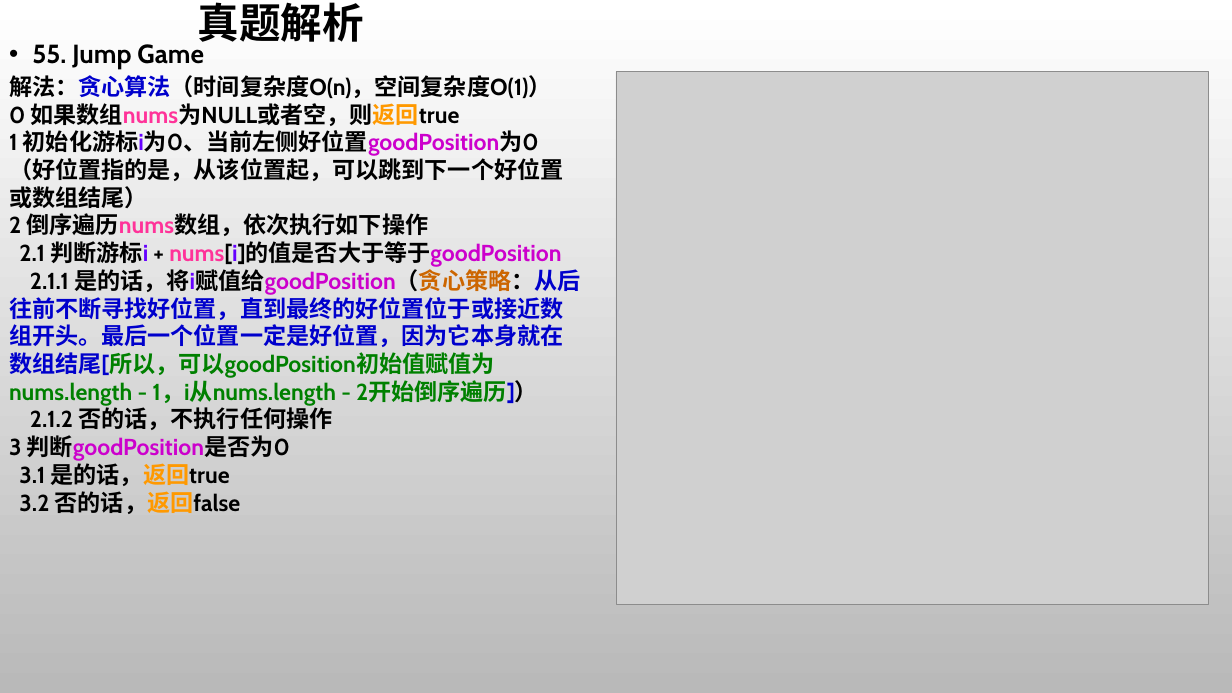
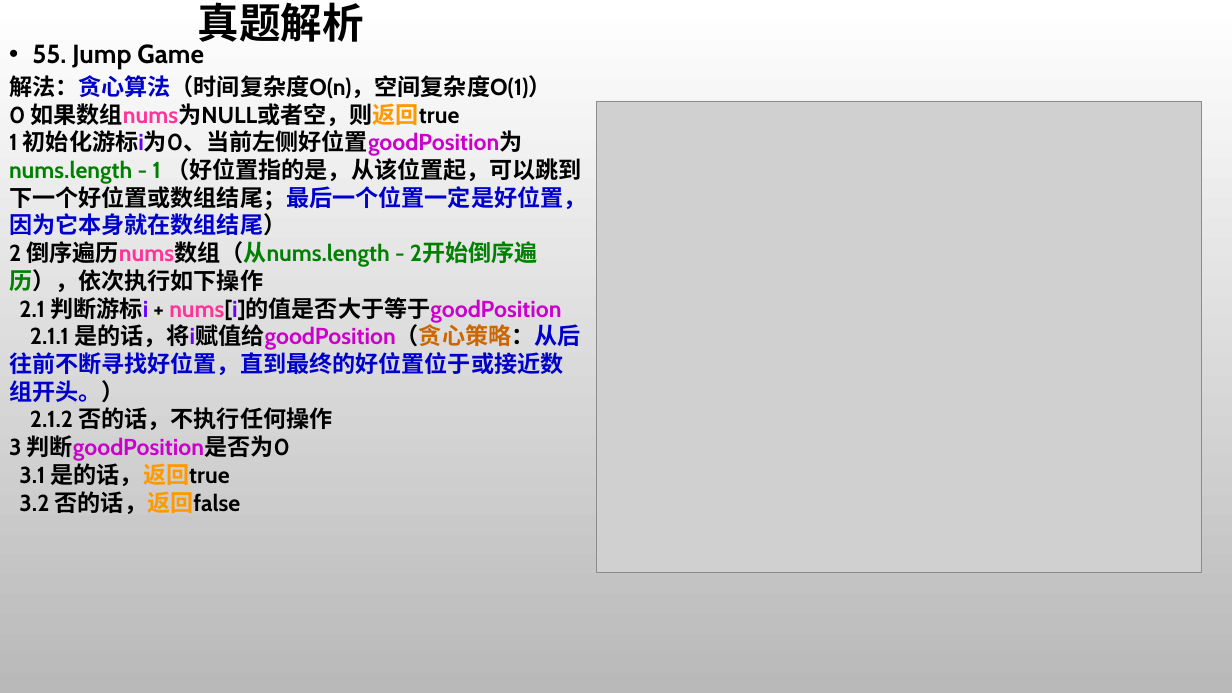
Before and after one commit to hfy911/algorithm-data-structure, a slide deck: slide 17 of 数据结构&算法-8-贪心算法.pptx. Drawn at 1232x693 pixels with LibreOffice and Linux fonts; fonts in the diff are those of the drawing; grey boxes stand for pictures; background and template pictures are left out. Boxes give left, top, right and bottom in pixels: in the first picture for what was removed or moved away, otherwise in the second. Text is boxed around its words. In the diff, an @@ line names an element or a change of style, - is before the commit and + after.

Commit message:
Change the implentation for the Jump Game question

```diff
--- a/数据结构&算法-8-贪心算法.pptx
+++ b/数据结构&算法-8-贪心算法.pptx
@@ picture: place and size @@
-picture at (616,71,1209,604)
+picture at (597,102,1202,573)
@@ text at (9,130,586,292): text changed @@
-1 初始化游标i为0、当前左侧好位置goodPosition为0（好位置指的是，从该位置起，可以跳到下一个好位置或数组结尾）
-2 倒序遍历nums数组，依次执行如下操作
+1 初始化游标i为0、当前左侧好位置goodPosition为nums.length - 1 （好位置指的是，从该位置起，可以跳到下一个好位置或数组结尾；最后一个位置一定是好位置，因为它本身就在数组结尾）
+2 倒序遍历nums数组（从nums.length - 2开始倒序遍历），依次执行如下操作
@@ text at (9,321,580,402): text changed; text colour #008000 to #0000CC @@
-2.1.1 是的话，将i赋值给goodPosition（贪心策略：从后往前不断寻找好位置，直到最终的好位置位于或接近数组开头。最后一个位置一定是好位置，因为它本身就在数组结尾[所以，可以goodPosition初始值赋值为nums.length - 1，i从nums.length - 2开始倒序遍历]）
+2.1.1 是的话，将i赋值给goodPosition（贪心策略：从后往前不断寻找好位置，直到最终的好位置位于或接近数组开头。）
```
